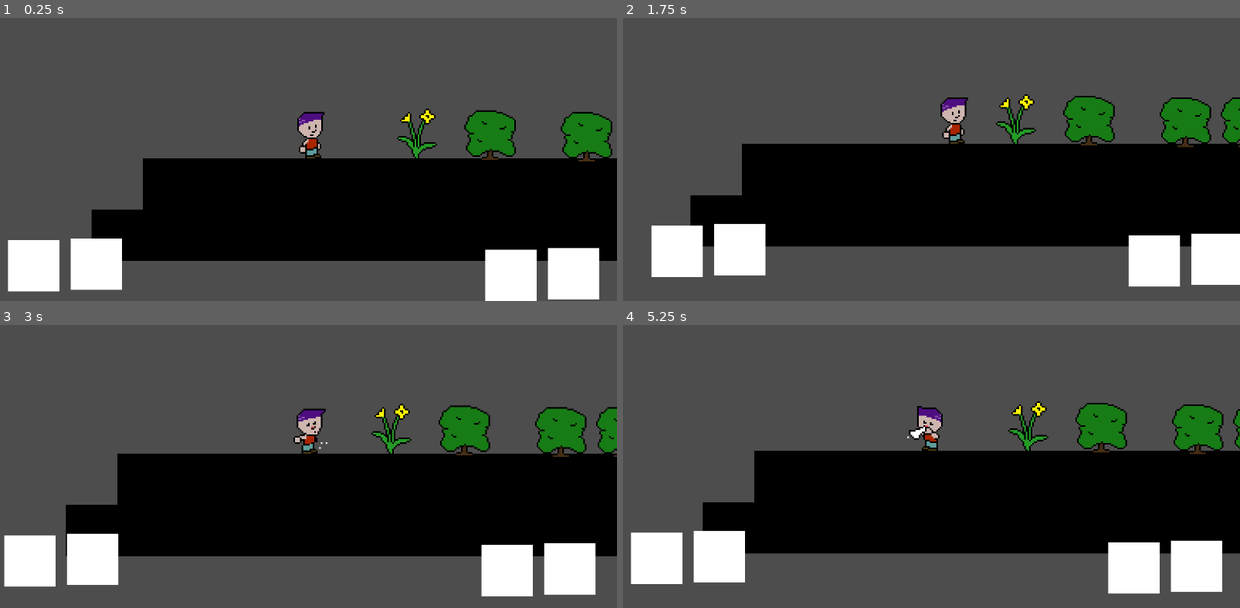
Above: before the commit, frames 1-4 (two rows, left to right).
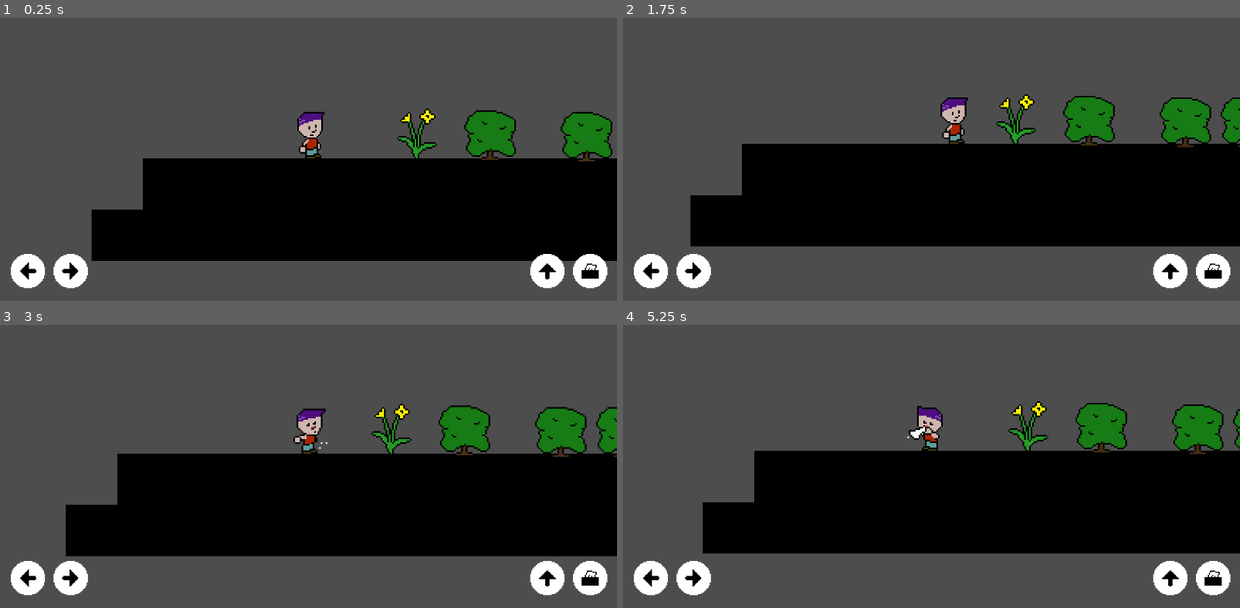
Above: after the commit, the same moments.

Repository: swordssnzdev/splat
Game: Godot game, scene res://scenes/scratch_level.tscn
Same seed, same stepped clock (60 frames per second), same inputs: the game is played once before the commit and once after it. Sound files missing from this copy of the repository are replaced by a short silence.
Inputs:
- Up to frame 1 (0.25 s): no input
- Up to frame 2 (1.75 s): hold W (jump) 0.53-1.28 s; hold D (right) from 0.53 s (still down); tap Shift (blow) at 0.6, 1.55 s; tap W (jump) at 1.35, 1.52 s
- Up to frame 3 (3 s): tap W (jump) at 1.82 s; release D (right) at 2.03 s; hold A (left) 2.03-2.78 s; hold W (jump) 2.03-2.78 s; tap Shift (blow) at 2.1, 2.85 s; hold D (right) from 2.78 s (still down)
- Up to frame 4 (5.25 s): tap W (jump) at 3.02, 3.32, 4.52, 4.82 s; hold W (jump) 3.53-4.28 s; tap R (reset) at 4.15 s; release D (right) at 4.28 s; hold A (left) 4.28-5.03 s; tap Shift (blow) at 4.35, 5.1 s; hold D (right) from 5.03 s (still down); hold W (jump) from 5.03 s (still down)

The runs differ from the first frame. In frame 1, 5.3% of the frame differs, in the area x 1-99%, y 77-100%; in frame 2, 5.7%; in frame 3, 5.8%; in frame 4, 5.9%, in the area x 1-99%, y 72-96%.

Commit message:
touchscreen buttons

Diff:
--- a/scenes/player.tscn
+++ b/scenes/player.tscn
@@ -1,8 +1,7 @@
-[gd_scene load_steps=61 format=3 uid="uid://tmvbbkdw2g81"]
+[gd_scene load_steps=60 format=3 uid="uid://tmvbbkdw2g81"]
 
 [ext_resource type="Script" path="res://scripts/player.gd" id="1_apf0w"]
 [ext_resource type="Texture2D" uid="uid://bntvf6marp5ky" path="res://assets/sprites/player_swords_v2.png" id="2_4e0dg"]
-[ext_resource type="Texture2D" uid="uid://ct6wjpnoxjjak" path="res://assets/sprites/white_square.png" id="2_dnnke"]
 [ext_resource type="AudioStream" uid="uid://duqeb1ussu4py" path="res://assets/sounds/player/swords/snz/s01.wav" id="3_ii45o"]
 [ext_resource type="AudioStream" uid="uid://bndrdsfbexyxk" path="res://assets/sounds/player/swords/trigger/t01.wav" id="3_k1ym3"]
 [ext_resource type="AudioStream" uid="uid://cnvjkhergv0ch" path="res://assets/sounds/player/swords/trigger/t02.wav" id="4_a44ee"]
@@ -344,42 +343,6 @@
 zoom = Vector2(3, 3)
 position_smoothing_enabled = true
 
-[node name="Control" type="Control" parent="Camera2D"]
-layout_mode = 3
-anchors_preset = 0
-offset_left = -171.0
-offset_top = 57.0
-offset_right = -131.0
-offset_bottom = 97.0
-
-[node name="LeftTouchScreenButton" type="TouchScreenButton" parent="Camera2D/Control"]
-position = Vector2(-16, 4)
-texture_normal = ExtResource("2_dnnke")
-action = "left"
-
-[node name="RightTouchScreenButton2" type="TouchScreenButton" parent="Camera2D/Control"]
-position = Vector2(23, 3)
-texture_normal = ExtResource("2_dnnke")
-action = "right"
-
-[node name="Control2" type="Control" parent="Camera2D"]
-layout_mode = 3
-anchors_preset = 0
-offset_left = 126.0
-offset_top = 63.0
-offset_right = 166.0
-offset_bottom = 103.0
-
-[node name="JumpTouchScreenButton" type="TouchScreenButton" parent="Camera2D/Control2"]
-position = Vector2(-16, 4)
-texture_normal = ExtResource("2_dnnke")
-action = "jump"
-
-[node name="BlowTouchScreenButton2" type="TouchScreenButton" parent="Camera2D/Control2"]
-position = Vector2(23, 3)
-texture_normal = ExtResource("2_dnnke")
-action = "blow"
-
 [node name="Sprite2D" type="Sprite2D" parent="."]
 position = Vector2(1, -26)
 texture = ExtResource("2_4e0dg")
--- a/scenes/scratch_level.tscn
+++ b/scenes/scratch_level.tscn
@@ -1,9 +1,13 @@
-[gd_scene load_steps=8 format=4 uid="uid://clq1dhuuohgjo"]
+[gd_scene load_steps=12 format=4 uid="uid://clq1dhuuohgjo"]
 
 [ext_resource type="Texture2D" uid="uid://xd7254rcrtip" path="res://assets/tiles/scratch.png" id="1_rwogo"]
 [ext_resource type="PackedScene" uid="uid://tmvbbkdw2g81" path="res://scenes/player.tscn" id="2_1yd7u"]
 [ext_resource type="PackedScene" uid="uid://d3djr16fwtnr2" path="res://scenes/trigger.tscn" id="5_4wyds"]
+[ext_resource type="Texture2D" uid="uid://cb5hasu8nihgv" path="res://assets/sprites/touchscreen_buttons/btnright.png" id="6_8rdlh"]
 [ext_resource type="PackedScene" uid="uid://chhq0erdkrp78" path="res://scenes/descructible_bush.tscn" id="6_wt135"]
+[ext_resource type="Texture2D" uid="uid://cnv6hfum1qago" path="res://assets/sprites/touchscreen_buttons/btnup.png" id="7_k3g72"]
+[ext_resource type="Texture2D" uid="uid://ckn1xtokgwpam" path="res://assets/sprites/touchscreen_buttons/btnleft.png" id="8_sh7nb"]
+[ext_resource type="Texture2D" uid="uid://chha8fwoekb6x" path="res://assets/sprites/touchscreen_buttons/btnblow.png" id="9_tr68n"]
 [ext_resource type="PackedScene" uid="uid://c3kij1hjuxqd7" path="res://scenes/desctructible_board.tscn" id="26_04dqb"]
 
 [sub_resource type="TileSetAtlasSource" id="TileSetAtlasSource_y1unv"]
@@ -78,3 +82,29 @@
 
 [node name="Trigger2" parent="." instance=ExtResource("5_4wyds")]
 position = Vector2(647, 30)
+
+[node name="Touchscreen" type="CanvasLayer" parent="."]
+
+[node name="RightTouchScreenButton2" type="TouchScreenButton" parent="Touchscreen"]
+position = Vector2(100, 560)
+scale = Vector2(2, 2)
+texture_normal = ExtResource("6_8rdlh")
+action = "right"
+
+[node name="JumpTouchScreenButton" type="TouchScreenButton" parent="Touchscreen"]
+position = Vector2(990, 560)
+scale = Vector2(2, 2)
+texture_normal = ExtResource("7_k3g72")
+action = "jump"
+
+[node name="LeftTouchScreenButton" type="TouchScreenButton" parent="Touchscreen"]
+position = Vector2(20, 560)
+scale = Vector2(2, 2)
+texture_normal = ExtResource("8_sh7nb")
+action = "left"
+
+[node name="BlowTouchScreenButton2" type="TouchScreenButton" parent="Touchscreen"]
+position = Vector2(1070, 560)
+scale = Vector2(2, 2)
+texture_normal = ExtResource("9_tr68n")
+action = "blow"
--- /dev/null
+++ b/scenes/touchscreen.tscn
@@ -0,0 +1,36 @@
+[gd_scene load_steps=5 format=3 uid="uid://ddbw3shgvuvaq"]
+
+[ext_resource type="Texture2D" uid="uid://cb5hasu8nihgv" path="res://assets/sprites/touchscreen_buttons/btnright.png" id="1_kxhpj"]
+[ext_resource type="Texture2D" uid="uid://cnv6hfum1qago" path="res://assets/sprites/touchscreen_buttons/btnup.png" id="2_a8ipx"]
+[ext_resource type="Texture2D" uid="uid://ckn1xtokgwpam" path="res://assets/sprites/touchscreen_buttons/btnleft.png" id="3_ftyhp"]
+[ext_resource type="Texture2D" uid="uid://chha8fwoekb6x" path="res://assets/sprites/touchscreen_buttons/btnblow.png" id="4_5384r"]
+
+[node name="Touchscreen" type="CanvasLayer"]
+
+[node name="RightTouchScreenButton2" type="TouchScreenButton" parent="."]
+position = Vector2(100, 560)
+scale = Vector2(2, 2)
+texture_normal = ExtResource("1_kxhpj")
+action = "right"
+visibility_mode = 1
+
+[node name="JumpTouchScreenButton" type="TouchScreenButton" parent="."]
+position = Vector2(990, 560)
+scale = Vector2(2, 2)
+texture_normal = ExtResource("2_a8ipx")
+action = "jump"
+visibility_mode = 1
+
+[node name="LeftTouchScreenButton" type="TouchScreenButton" parent="."]
+position = Vector2(20, 560)
+scale = Vector2(2, 2)
+texture_normal = ExtResource("3_ftyhp")
+action = "left"
+visibility_mode = 1
+
+[node name="BlowTouchScreenButton2" type="TouchScreenButton" parent="."]
+position = Vector2(1070, 560)
+scale = Vector2(2, 2)
+texture_normal = ExtResource("4_5384r")
+action = "blow"
+visibility_mode = 1
Binary file added: assets/sprites/touchscreen_buttons/btnblow.png
Not shown, added: assets/sprites/touchscreen_buttons/btnblow.png.import
Binary file added: assets/sprites/touchscreen_buttons/btnleft.png
Not shown, added: assets/sprites/touchscreen_buttons/btnleft.png.import
Binary file added: assets/sprites/touchscreen_buttons/btnright.png
Not shown, added: assets/sprites/touchscreen_buttons/btnright.png.import
Binary file added: assets/sprites/touchscreen_buttons/btnup.png
Not shown, added: assets/sprites/touchscreen_buttons/btnup.png.import
